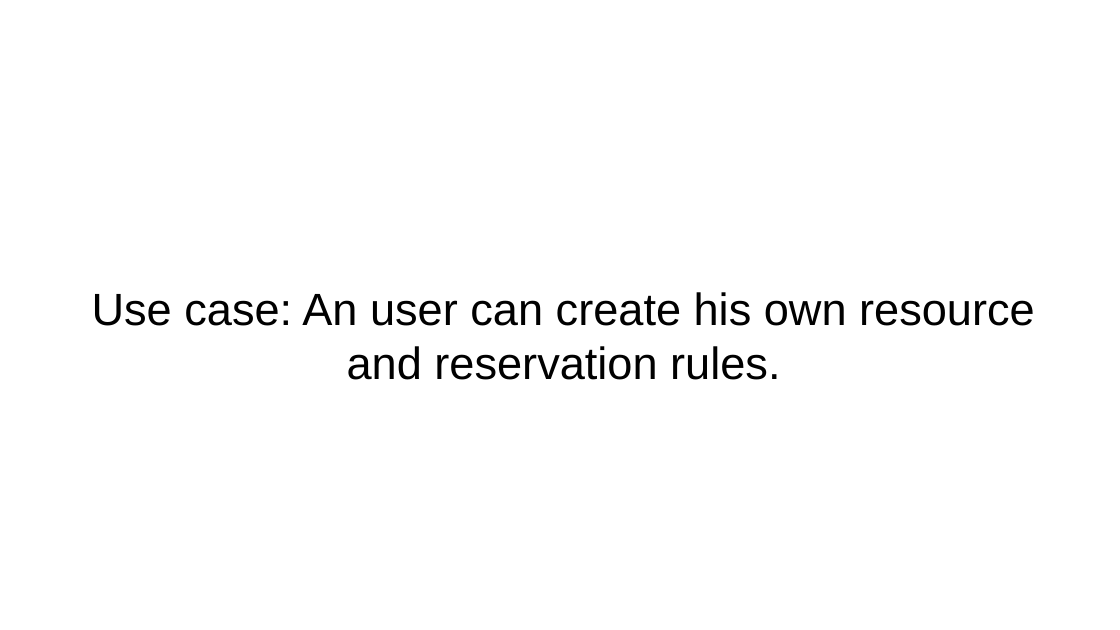
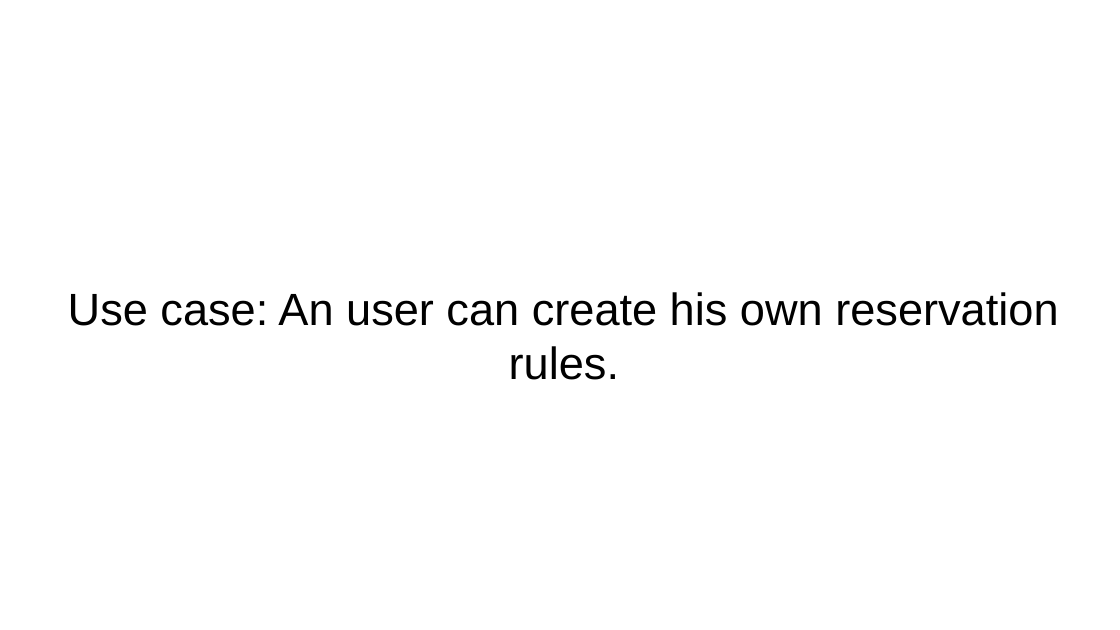
Before and after one commit to daruc/reservation-system, a slide deck: slide 2 of Documents/1st demo/presentation.odp. Drawn at 1120x630 pixels with LibreOffice and Linux fonts; fonts in the diff are those of the drawing; background and template pictures are left out. Boxes give left, top, right and bottom in pixels: in the first picture for what was removed or moved away, otherwise in the second. Text is boxed around its words. In the diff, an @@ line names an element or a change of style, - is before the commit and + after.

```diff
--- a/Documents/1st demo/presentation.odp
+++ b/Documents/1st demo/presentation.odp
@@ subtitle at (x1=68, y1=292, x2=1058, y2=380): text changed @@
-Use case: An user can create his own resource and reservation rules.
+Use case: An user can create his own reservation rules.
```
Also in this commit, not shown: 2 other files.
